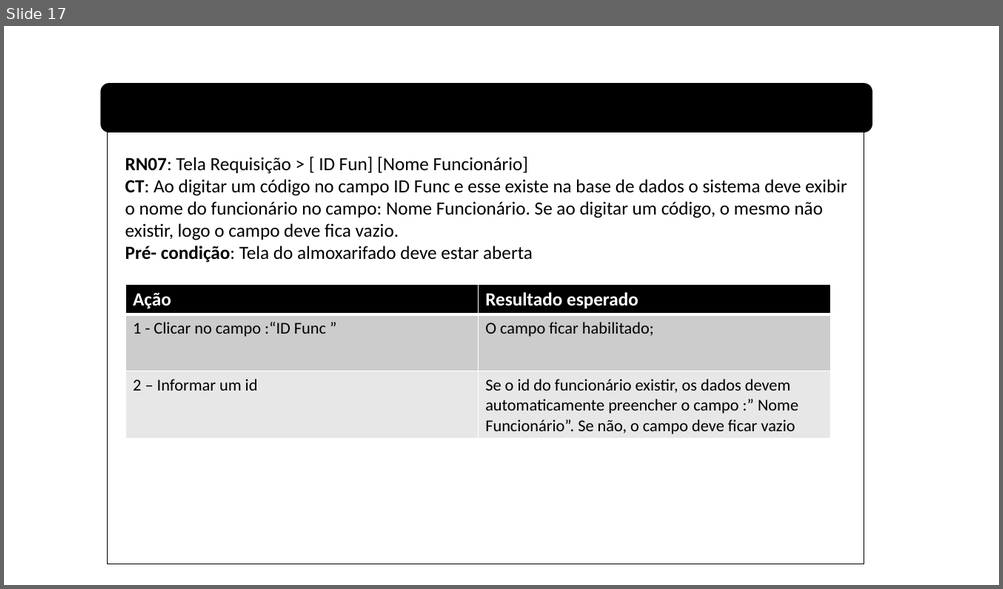
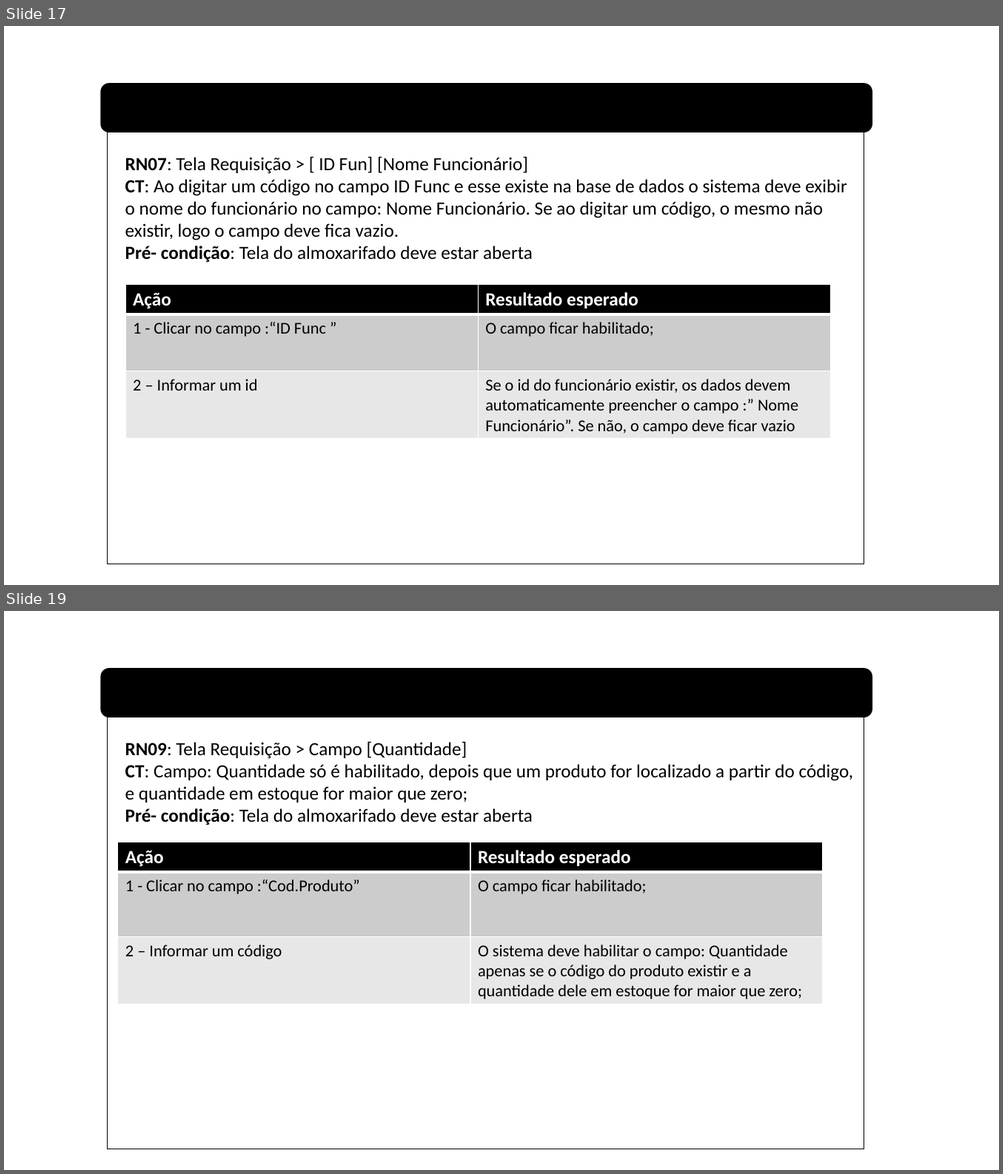
Before and after one commit to viniciuss1812/Almoxarifado, a slide deck: RegrasNegocio/RN_Requisitos.pptx. Shown one above the other, each under a label of ours: slide 17 before the commit, slides 17 and 19 after it; the slides between them are not shown. The pictures are 1003x589 and 1003x1174 pixels, drawn with LibreOffice and Linux fonts; fonts in the diff are those of the drawing. Boxes give left, top, right and bottom in pixels: in the first picture for what was removed or moved away, otherwise in the second. Text is boxed around its words. In the diff, an @@ line names an element or a change of style, - is before the commit and + after.

```diff
--- a/RegrasNegocio/RN_Requisitos.pptx
+++ b/RegrasNegocio/RN_Requisitos.pptx
@@ slide 19 added at bbox=[4, 611, 999, 1170], background #FFFFFF @@
@@ rounded rectangle added at bbox=[101, 669, 872, 717], fill #000000, outline #000000 1 pt @@
@@ rectangle added at bbox=[108, 717, 865, 1150], outline #000000 1 pt @@
@@ text added at bbox=[125, 741, 854, 826], 18 pt, text #000000 @@
+RN09: Tela Requisição > Campo [Quantidade]
+CT: Campo: Quantidade só é habilitado, depois que um produto for localizado a partir do código, e quantidade em estoque for maior que zero;
+Pré- condição: Tela do almoxarifado deve estar aberta
@@ table added at bbox=[118, 843, 822, 1004], 3 rows, 2 columns @@
+Ação | Resultado esperado
+1 - Clicar no campo :“Cod.Produto” | O campo ficar habilitado;
+2 – Informar um código | O sistema deve habilitar o campo: Quantidade apenas se o código do produto existir e a quantidade dele em estoque for maior que zero;
```
Also in this commit, not shown: 6 slides changed, 3 other slides added, 23 other files.
